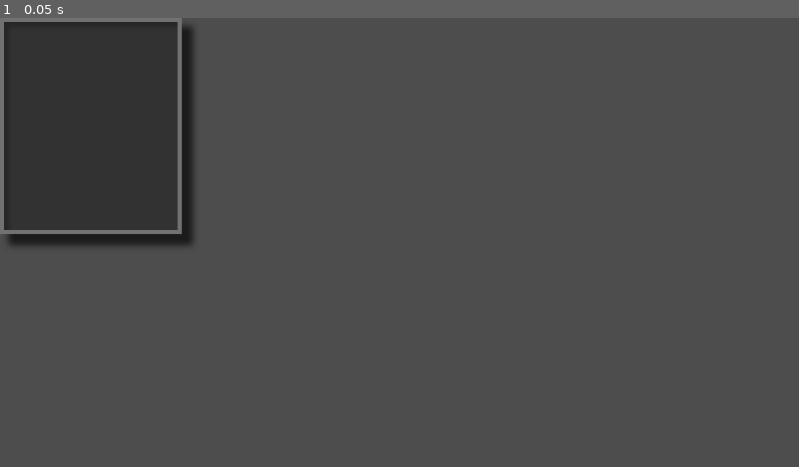
Above: before the commit, frame 1.
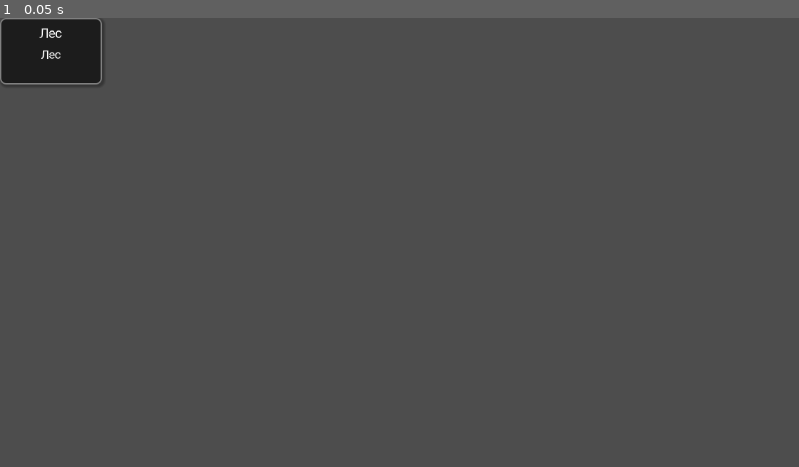
Above: after the commit, the same moment.

Repository: RIPEXGAMES/Tarabarov
Game: Godot game, scene res://Tooltip.tscn
Two runs of this game, one before a commit and one after it. Both use one fixed random seed, a clock stepped at 60 frames per second and the inputs below. This scene is started directly instead of the project's main scene.
Inputs:
- Up to frame 1 (0.05 s): no input

The runs differ from the first frame. In frame 1, 10% of the frame differs, in the area x 0-25%, y 0-51%.

Commit message:
RemadeUI

Diff:
--- /dev/null
+++ b/Tooltip.gd
@@ -0,0 +1,84 @@
+# Tooltip.gd
+extends Control
+## Всплывающая подсказка с адаптивным размером
+## Использует NinePatchRect для красивого оформления
+
+# Ссылки на дочерние ноды
+@onready var nine_patch: NinePatchRect = $NinePatchRect
+@onready var label: Label = $NinePatchRect/MarginContainer/Label
+
+# Аниматор для плавного появления
+var tween: Tween
+
+func _ready() -> void:
+	# Инициализация состояния
+	visible = false      # Скрываем при старте
+	modulate.a = 0       # Полная прозрачность
+	z_index = 100        # Поверх всех элементов
+
+	# Проверка ссылок (для отладки)
+	assert(nine_patch != null, "NinePatchRect not found!")
+	assert(label != null, "Label not found!")
+
+func show_tooltip(text: String, global_pos: Vector2) -> void:
+	""" Показать подсказку с текстом в указанной позиции """
+	# Установка текста
+	label.text = text
+
+	# Обновление размера панели
+	update_size()
+
+	# Расчет позиции с учетом границ экрана
+	position = calculate_screen_position(global_pos)
+
+	# Остановка предыдущей анимации
+	if tween:
+		tween.kill()
+
+	# Анимация появления
+	tween = create_tween().set_ease(Tween.EASE_OUT).set_trans(Tween.TRANS_CUBIC)
+	tween.tween_property(self, "modulate:a", 1.0, 0.15) # Плавное появление
+
+	# Делаем видимым в начале анимации
+	visible = true
+
+func hide_tooltip() -> void:
+	""" Скрыть подсказку с анимацией """
+	if tween:
+		tween.kill()
+
+	tween = create_tween().set_ease(Tween.EASE_IN).set_trans(Tween.TRANS_QUAD)
+	tween.tween_property(self, "modulate:a", 0.0, 0.1) # Исчезновение
+	tween.tween_callback(_finalize_hide) # Финализация после анимации
+
+func _finalize_hide() -> void:
+	""" Окончательное скрытие после анимации """
+	visible = false
+	label.text = "" # Очищаем текст
+
+func update_size() -> void:
+	""" Обновление размера панели по содержимому """
+	# Ждем обновления текста в следующем кадре
+	await get_tree().process_frame
+
+	# Рассчитываем минимальный размер
+	var text_size = label.size
+	nine_patch.custom_minimum_size = Vector2(
+		text_size.x + 20, # Ширина текста + отступы
+		text_size.y + 16  # Высота текста + отступы
+	)
+
+func calculate_screen_position(global_pos: Vector2) -> Vector2:
+	""" Рассчитать позицию с учетом границ экрана """
+	var viewport_size := get_viewport_rect().size
+	var result_pos := global_pos + Vector2(20, 20) # Смещение от курсора
+
+	# Корректировка правой границы
+	if result_pos.x + nine_patch.size.x > viewport_size.x:
+		result_pos.x = viewport_size.x - nine_patch.size.x - 20
+
+	# Корректировка нижней границы
+	if result_pos.y + nine_patch.size.y > viewport_size.y:
+		result_pos.y = viewport_size.y - nine_patch.size.y - 20
+
+	return result_pos
--- a/Tooltip.tscn
+++ b/Tooltip.tscn
@@ -1,34 +1,49 @@
 [gd_scene load_steps=3 format=3 uid="uid://bolw0iafnehng"]
 
-[ext_resource type="Texture2D" uid="uid://b21g8c7o75hvy" path="res://UI/Tooltip/Frame.png" id="1_86e2f"]
 [ext_resource type="FontFile" uid="uid://d0dceg0j1riyv" path="res://Textures/Roboto-VariableFont_wdth,wght.ttf" id="2_bla77"]
 
-[node name="Tooltip" type="Control"]
-layout_mode = 3
-anchors_preset = 0
+[sub_resource type="StyleBoxFlat" id="StyleBoxFlat_uxokw"]
+bg_color = Color(0.1, 0.1, 0.1, 0.9)
+border_width_left = 2
+border_width_top = 2
+border_width_right = 2
+border_width_bottom = 2
+border_color = Color(0.5, 0.5, 0.5, 1)
+corner_radius_top_left = 8
+corner_radius_top_right = 8
+corner_radius_bottom_right = 8
+corner_radius_bottom_left = 8
+shadow_color = Color(0, 0, 0, 0.3)
+shadow_size = 4
+shadow_offset = Vector2(2, 2)
 
-[node name="NinePatchRect" type="NinePatchRect" parent="."]
-layout_mode = 0
-offset_right = 288.0
-offset_bottom = 338.0
-texture = ExtResource("1_86e2f")
-patch_margin_left = 40
-patch_margin_top = 40
-patch_margin_right = 40
-patch_margin_bottom = 40
+[node name="PanelContainer" type="PanelContainer"]
+offset_right = 147.0
+offset_bottom = 96.0
+theme_override_styles/panel = SubResource("StyleBoxFlat_uxokw")
 
-[node name="MarginContainer" type="MarginContainer" parent="NinePatchRect"]
-layout_mode = 0
-offset_right = 262.0
-offset_bottom = 312.0
-theme_override_constants/margin_left = 50
-theme_override_constants/margin_top = 50
-theme_override_constants/margin_right = 50
-theme_override_constants/margin_bottom = 50
+[node name="MarginContainer" type="MarginContainer" parent="."]
+layout_mode = 2
+theme_override_constants/margin_left = 10
+theme_override_constants/margin_top = 10
+theme_override_constants/margin_right = 10
+theme_override_constants/margin_bottom = 10
 
-[node name="Label" type="Label" parent="NinePatchRect/MarginContainer"]
+[node name="VBoxContainer" type="VBoxContainer" parent="MarginContainer"]
+layout_mode = 2
+theme_override_constants/separation = 10
+
+[node name="Name" type="Label" parent="MarginContainer/VBoxContainer"]
 layout_mode = 2
 theme_override_fonts/font = ExtResource("2_bla77")
+theme_override_font_sizes/font_size = 18
+text = "Лес"
 horizontal_alignment = 1
 vertical_alignment = 1
-autowrap_mode = 3
+
+[node name="RichTextLabel" type="RichTextLabel" parent="MarginContainer/VBoxContainer"]
+layout_mode = 2
+theme_override_fonts/normal_font = ExtResource("2_bla77")
+bbcode_enabled = true
+text = "[center]Лес[/center]"
+fit_content = true
